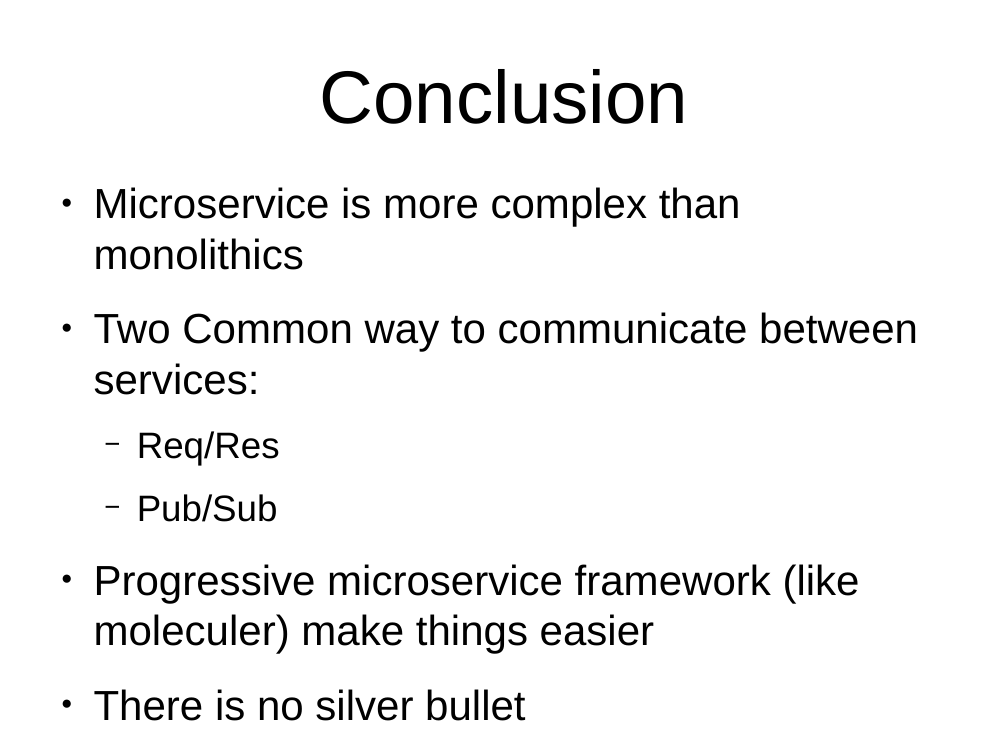
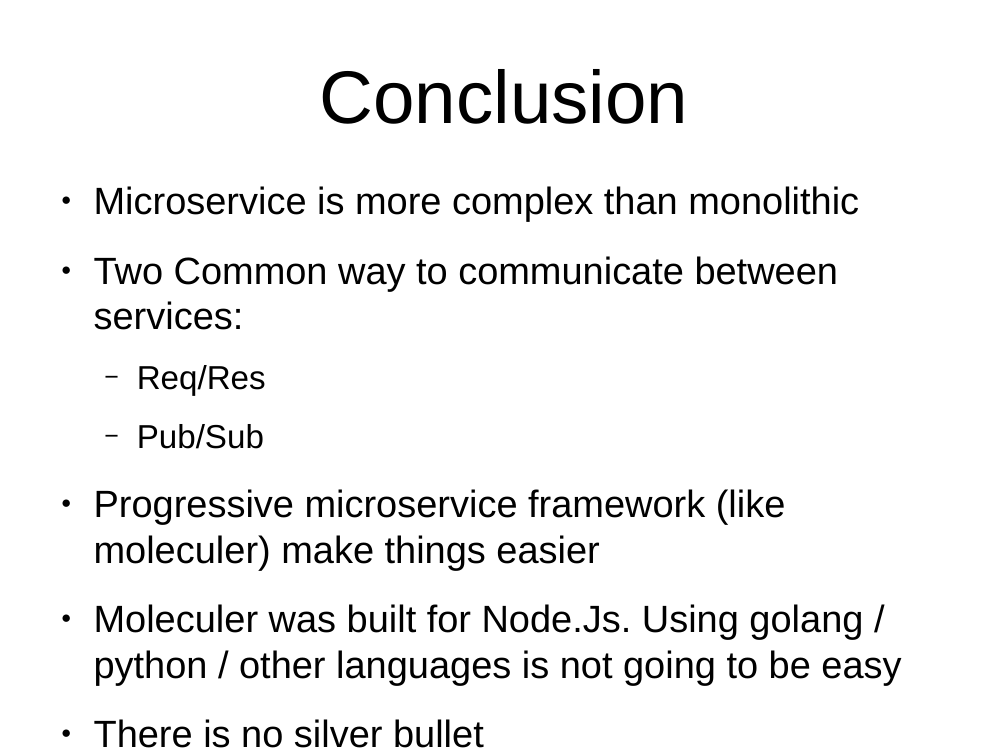
Before and after one commit to goFrendiAsgard/kuliah-2.0, a slide deck: slide 27 of workshop-moleculer/moleculer.odp. Drawn at 1008x756 pixels with LibreOffice and Linux fonts; fonts in the diff are those of the drawing. Boxes give left, top, right and bottom in pixels: in the first picture for what was removed or moved away, otherwise in the second. Text is boxed around its words. In the diff, an @@ line names an element or a change of style, - is before the commit and + after.

```diff
--- a/workshop-moleculer/moleculer.odp
+++ b/workshop-moleculer/moleculer.odp
@@ text at (x1=94, y1=186, x2=859, y2=221): text changed; size 33.1 to 29.9 pt @@
-● Microservice is more complex than monolithics
+● Microservice is more complex than monolithic
@@ text at (x1=94, y1=256, x2=838, y2=748): size 33.1 to 29.9 pt in "Two Common way to communicate between services:", "Progressive microservice framework (like moleculer) make thi ...", "There is no silver bullet"; size 28.9 to 26.1 pt in "Req/Res", "Pub/Sub" @@
@@ text at (x1=94, y1=604, x2=901, y2=685): paragraph added @@
+● Moleculer was built for Node.Js. Using golang / python / other languages is not going to be easy
```
Also in this commit, not shown: 2 other slides changed, 1 slide added, 1 other file.
